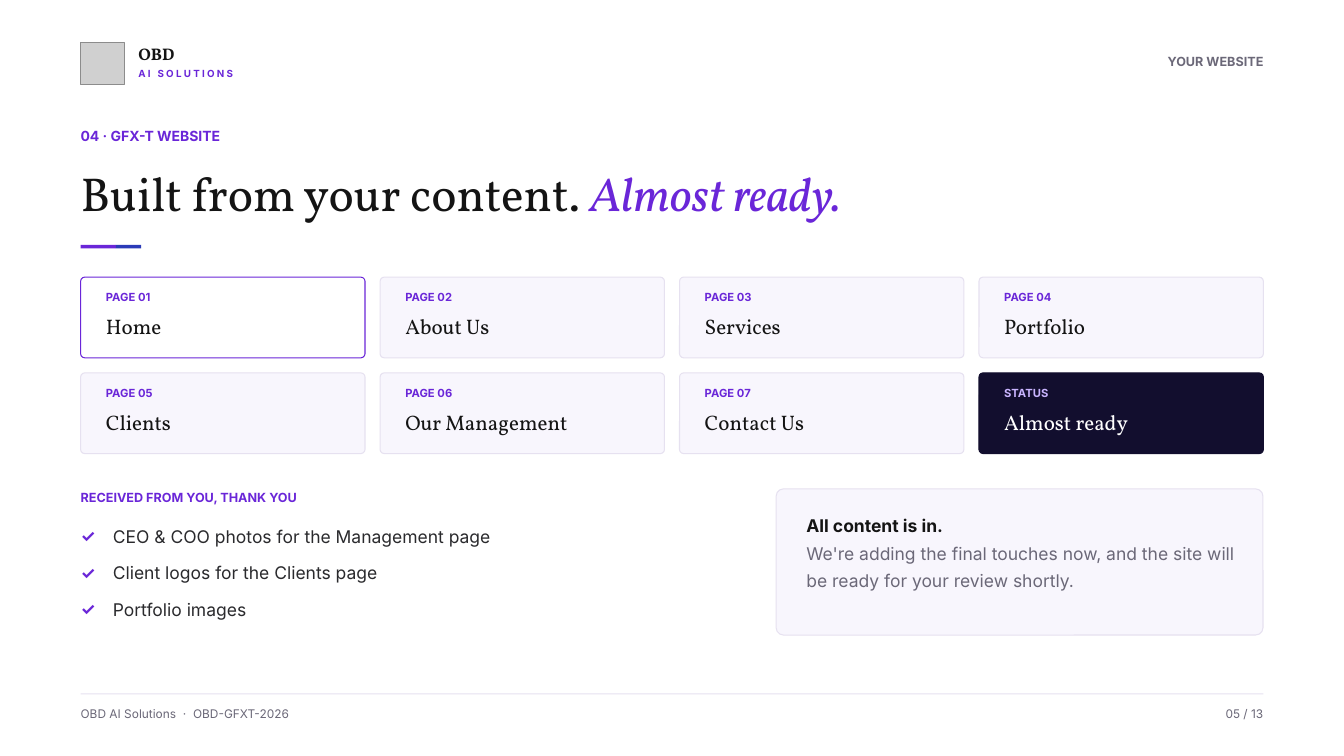
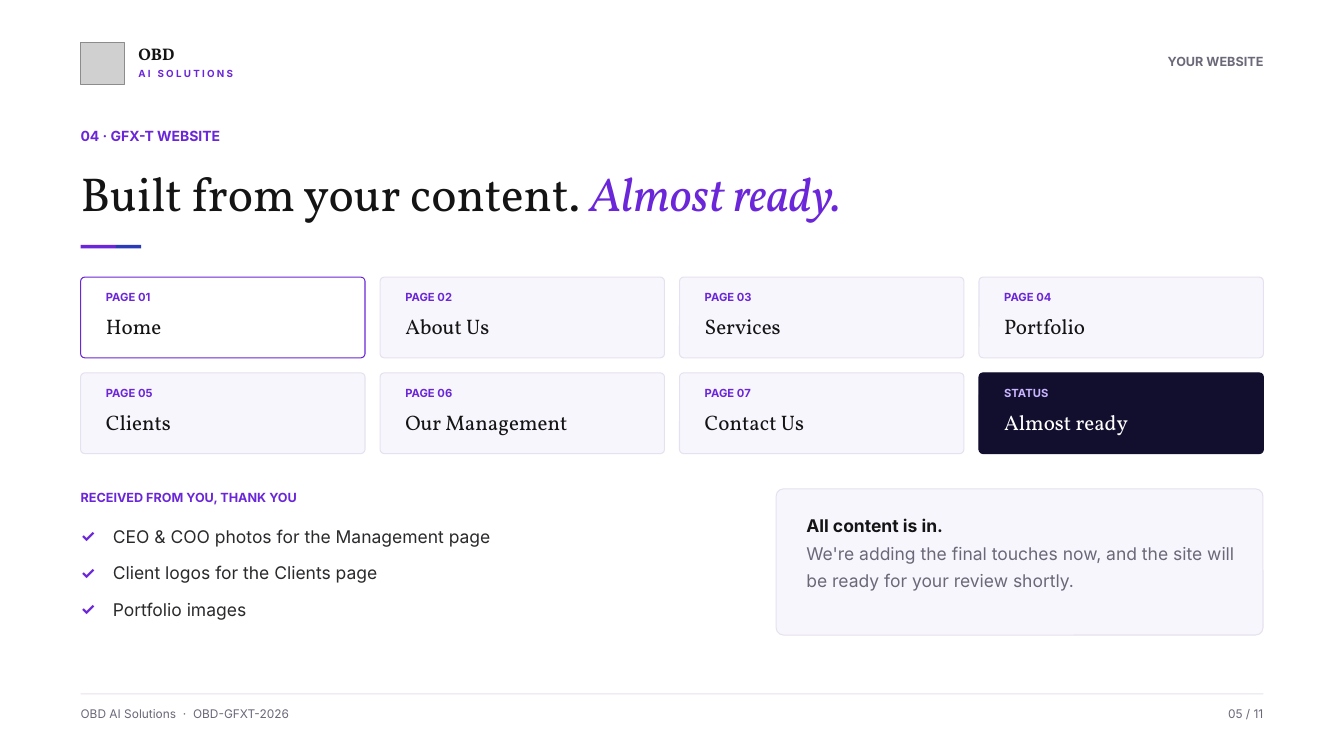
Before and after one commit to dev-qaamqaaj/website-docs, a slide deck: slide 5 of GFX-T Onboarding Kit/PPT/00 - Kickoff Deck.pptx. Drawn at 1344x756 pixels with LibreOffice and Linux fonts; fonts in the diff are those of the drawing; grey boxes stand for pictures. Boxes give left, top, right and bottom in pixels: in the first picture for what was removed or moved away, otherwise in the second. Text is boxed around its words. In the diff, an @@ line names an element or a change of style, - is before the commit and + after.

```diff
--- a/GFX-T Onboarding Kit/PPT/00 - Kickoff Deck.pptx
+++ b/GFX-T Onboarding Kit/PPT/00 - Kickoff Deck.pptx
@@ text at (x1=1228, y1=709, x2=1264, y2=718): text changed @@
-05 / 13
+05 / 11
```
Also in this commit, not shown: 9 other slides changed, 2 slides removed, 30 other files.
